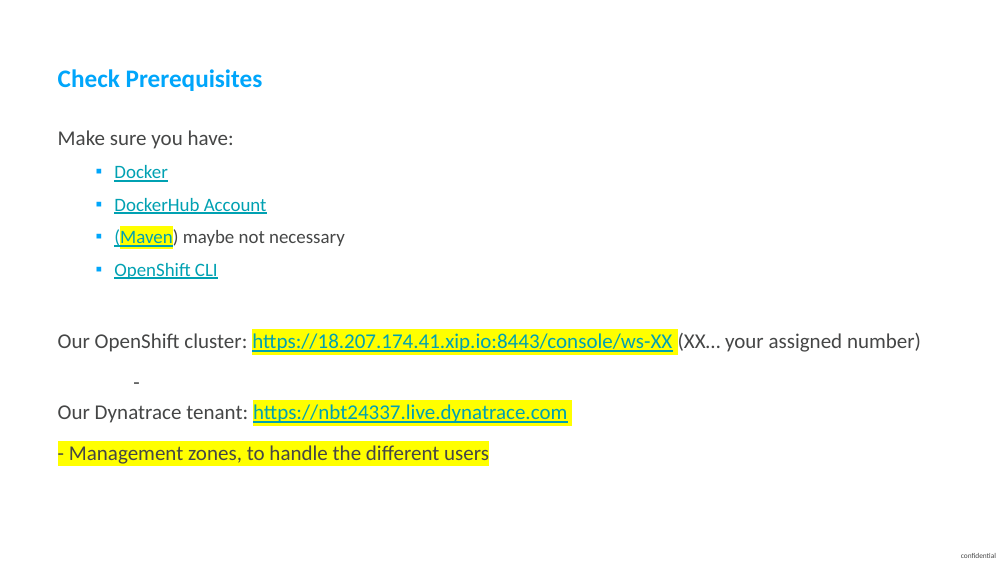
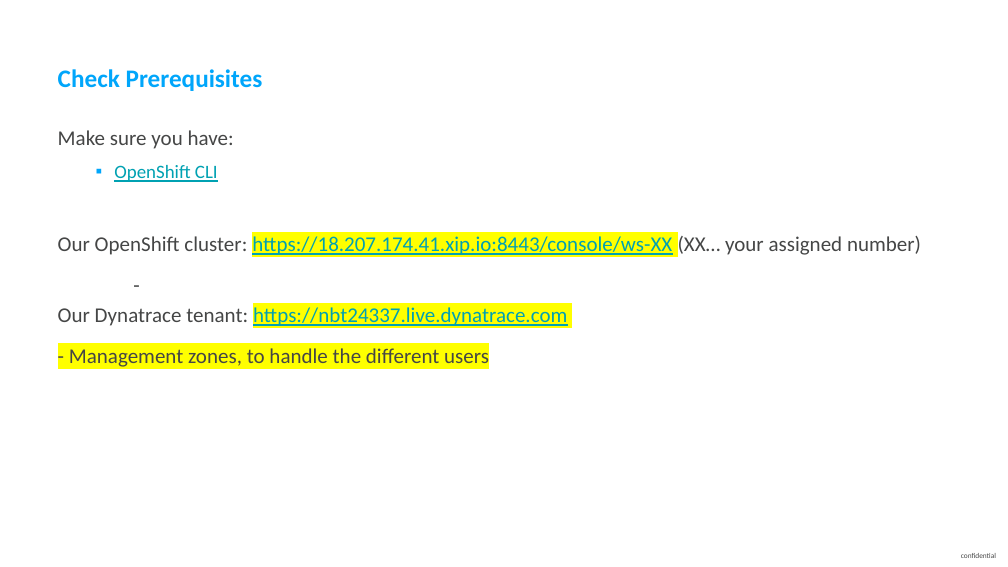
Before and after one commit to thiagobien/ACL, a slide deck: slide 10 of workshop/03_Monolith_to_Microservices/ACMWorkshop_Monolith_to_Microservices.pptx. Drawn at 1008x567 pixels with LibreOffice and Linux fonts; fonts in the diff are those of the drawing. Boxes give left, top, right and bottom in pixels: in the first picture for what was removed or moved away, otherwise in the second. Text is boxed around its words. In the diff, an @@ line names an element or a change of style, - is before the commit and + after.

```diff
--- a/workshop/03_Monolith_to_Microservices/ACMWorkshop_Monolith_to_Microservices.pptx
+++ b/workshop/03_Monolith_to_Microservices/ACMWorkshop_Monolith_to_Microservices.pptx
@@ text at <box>114,165,345,249</box>: paragraphs removed @@
-  ▪ Docker
-  ▪ DockerHub Account
-  ▪ (Maven) maybe not necessary
```
Also in this commit, not shown: 11 other slides changed, 2 slides added, 2 slides removed, 13 other files.
